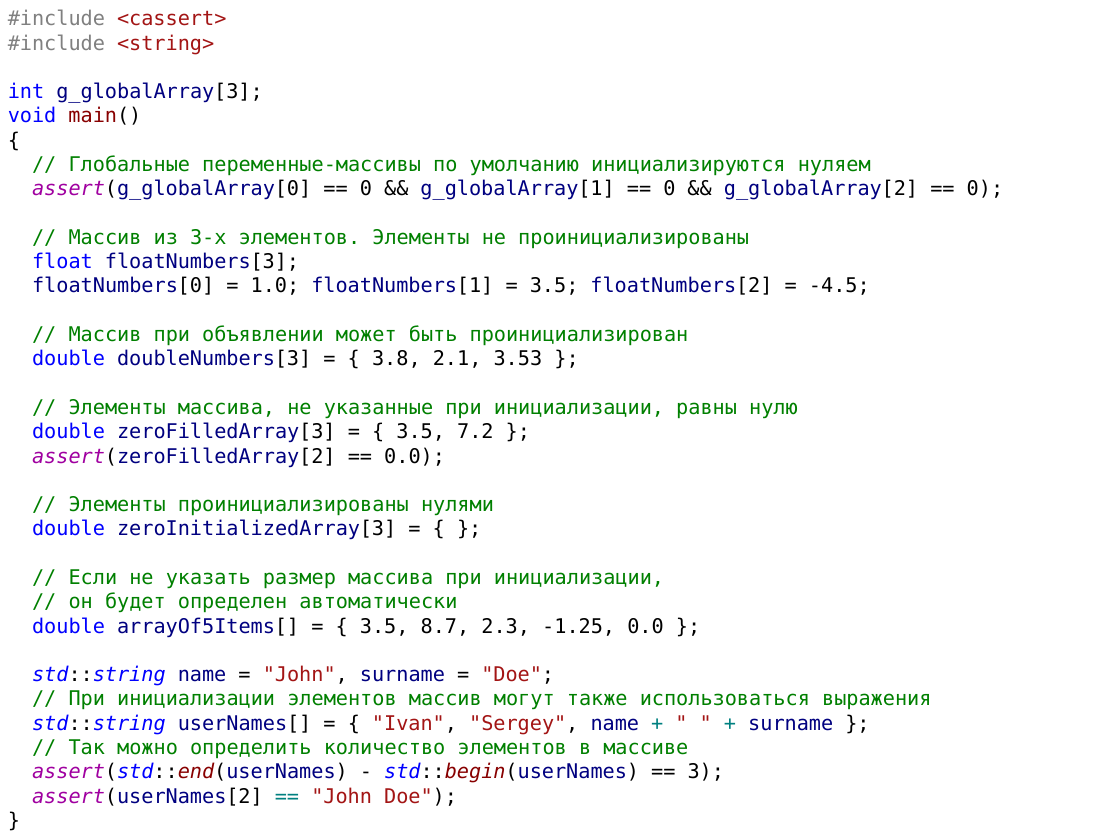
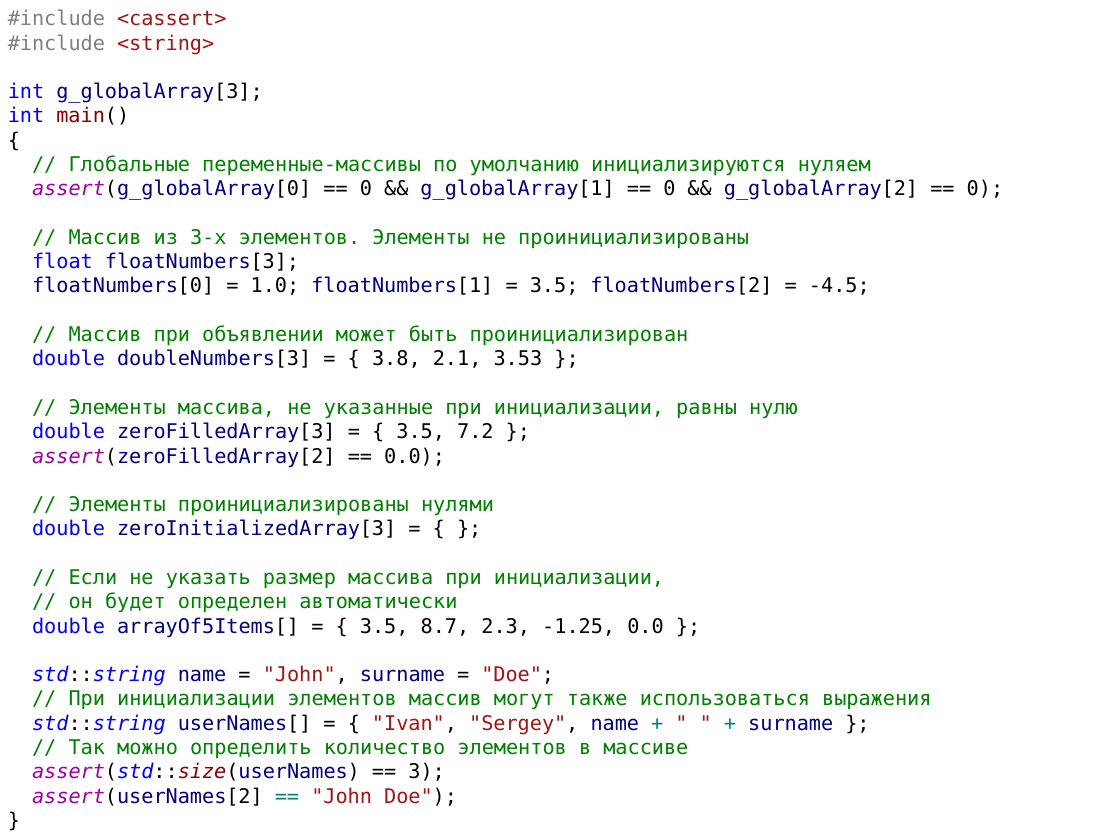
Before and after one commit to alexey-malov/oop, a slide deck: slide 106 of lectures/01/Синтаксис C++.pptx. Drawn at 1120x840 pixels with LibreOffice and Linux fonts; fonts in the diff are those of the drawing. Boxes give left, top, right and bottom in pixels: in the first picture for what was removed or moved away, otherwise in the second. Text is boxed around its words. In the diff, an @@ line names an element or a change of style, - is before the commit and + after.

```diff
--- a/lectures/01/Синтаксис C++.pptx
+++ b/lectures/01/Синтаксис C++.pptx
@@ text at [8,106,129,125]: text changed; text colour #0000FF to #880000 @@
-void main()
+int main()
@@ text at [32,762,444,781]: text changed; text colour #000080 to #000000 @@
-assert(std::end(userNames) - std::begin(userNames) == 3);
+assert(std::size(userNames) == 3);
```
Also in this commit, not shown: 2 other slides changed.
